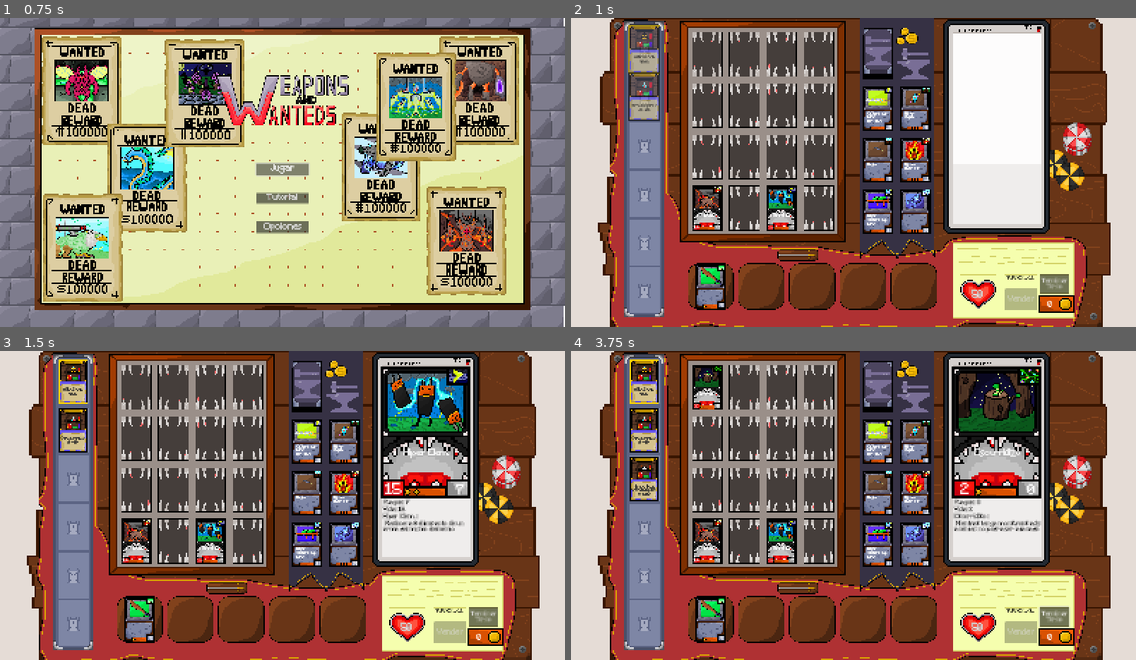
Above: before the commit, frames 1-4 (two rows, left to right).
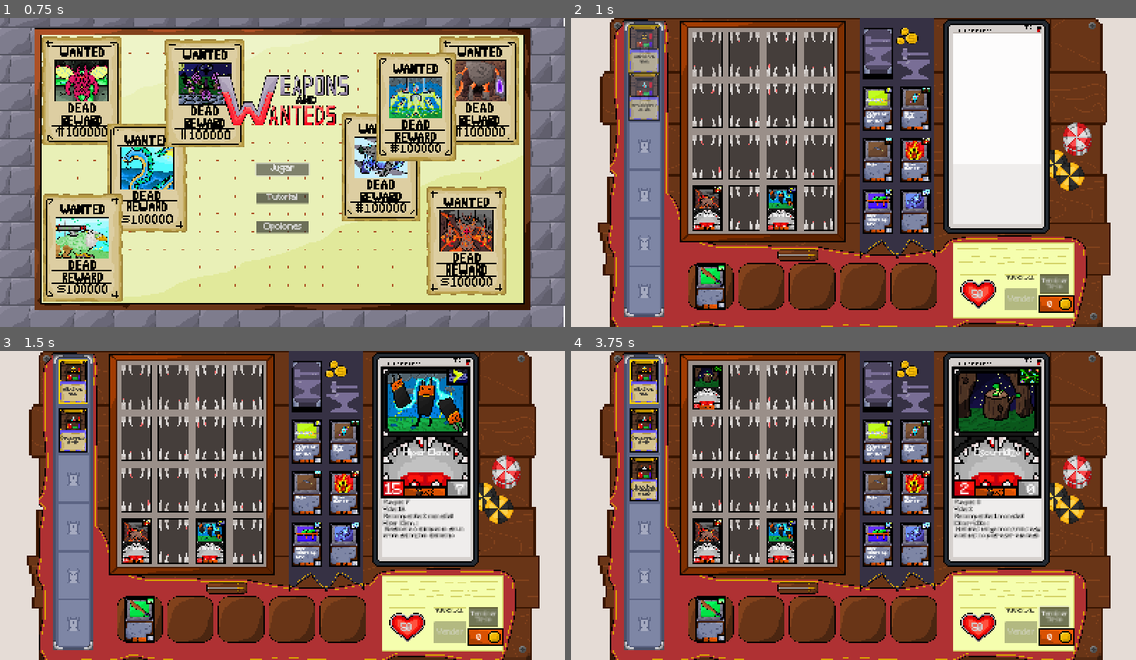
Above: after the commit, the same moments.

Repository: Lucas-Sanguinetti/jefe-desarrollo
Game: Godot game, scene res://Entidades/main.tscn
Same seed, same stepped clock (60 frames per second), same inputs: the game is played once before the commit and once after it.
Inputs (mouse positions are in pixels of both pictures, inside the frame that each line leads up to):
- Up to frame 1 (0.75 s): click "Jugar" at 0.5 s
- Up to frame 2 (1 s): no input
- Up to frame 3 (1.5 s): move the mouse to (209, 542) at 1.27 s; click (209, 542) at 1.42 s
- Up to frame 4 (3.75 s): tap Enter at 2 s; move the mouse to (706, 542) at 2.02 s; click (706, 542) at 2.17 s; click "Terminar Turno" at 2.75 s; move the mouse to (706, 388) at 3.52 s; click (706, 388) at 3.67 s

Frame 1 is identical in both runs. In frame 2, less than 0.1% of the frame differs, in the area x 23-62%, y 35-95%; in frame 3, 0.8%, in the area x 23-83%, y 35-95%; in frame 4, 0.8%.

Commit message:
terminados los sonidos nuevos

Diff:
--- a/Entidades/Hechizos/player_spells.gd
+++ b/Entidades/Hechizos/player_spells.gd
@@ -114,8 +114,7 @@
 
 	# Animación de salida
 	_animate_card_exit(card)
-
-	spell_cast.play()
+	spell_cast.playSound(spell_data.death)
 	emit_signal("hand_has_space")
 
 	print("Hand: Carta removida '%s'" % spell_data.name)
--- a/Entidades/Hechizos/player_spells.tscn
+++ b/Entidades/Hechizos/player_spells.tscn
@@ -1,14 +1,21 @@
 [gd_scene load_steps=4 format=3 uid="uid://da50i6nw27x40"]
 
 [ext_resource type="Script" uid="uid://cmvq1viknsoku" path="res://Entidades/Hechizos/player_spells.gd" id="1_wcqcd"]
-[ext_resource type="AudioStream" uid="uid://d17faolx3o0y1" path="res://Audio/SFX/spellCast.mp3" id="2_ly3dy"]
 [ext_resource type="AudioStream" uid="uid://b0eb5etnv1wsi" path="res://Audio/SFX/deckDraw.mp3" id="3_5wtt2"]
+
+[sub_resource type="GDScript" id="GDScript_ly3dy"]
+script/source = "extends AudioStreamPlayer
+
+func playSound(sound: AudioStream):
+	stream = sound
+	play()
+"
 
 [node name="PlayerSpells" type="Node2D"]
 script = ExtResource("1_wcqcd")
 
 [node name="SpellCast" type="AudioStreamPlayer" parent="."]
-stream = ExtResource("2_ly3dy")
+script = SubResource("GDScript_ly3dy")
 
 [node name="DeckDraw" type="AudioStreamPlayer" parent="."]
 stream = ExtResource("3_5wtt2")
--- a/Entidades/Monstruos/CartaMonstruo.gd
+++ b/Entidades/Monstruos/CartaMonstruo.gd
@@ -177,6 +177,7 @@
 func actLabel(label: Label) -> void:
 	var text = "Ataque: %d\n" % [ataque]
 	text += "Vida: %d\n" % [hp_actual]
+	text += "Recompensa: %d monedas\n" % [nivel]
 	# Agregar traits
 	if not rasgos.is_empty():
 		for rasgo in rasgos:
--- a/Resources/Armas/LVL2/arma2Viento.tres
+++ b/Resources/Armas/LVL2/arma2Viento.tres
@@ -1,12 +1,12 @@
 [gd_resource type="Resource" script_class="WeaponCardData" load_steps=10 format=3 uid="uid://07ii5a4hgt6j"]
 
-[ext_resource type="AudioStream" uid="uid://saalgqj02ulo" path="res://Audio/SFX/swordDraw2.wav" id="2_qd1al"]
+[ext_resource type="AudioStream" uid="uid://qd3gh4kspgo8" path="res://Audio/SFX/bowDraw.mp3" id="2_1eajj"]
 [ext_resource type="Texture2D" uid="uid://b3lkosu6wh0wt" path="res://Assets/cards/weapon/armas/viento/arma2.png" id="2_x12vh"]
 [ext_resource type="Texture2D" uid="uid://x7aoomc5y2fq" path="res://Assets/element/wind.png" id="4_nhhxp"]
 [ext_resource type="PackedScene" uid="uid://denw6r4uahlvf" path="res://Entidades/Armas/Arma.tscn" id="4_vrt21"]
 [ext_resource type="Script" uid="uid://c7dwh0hqpxh8s" path="res://Entidades/Armas/WeaponCardData.gd" id="5_hmx1g"]
 [ext_resource type="Texture2D" uid="uid://dp1ske3lphppj" path="res://Assets/cards/weapon/weaponrCard.png" id="6_qvriw"]
-[ext_resource type="AudioStream" uid="uid://box1cwy2ha3ex" path="res://Audio/SFX/sword-cut.mp3" id="7_2si60"]
+[ext_resource type="AudioStream" uid="uid://bii8uxwej1281" path="res://Audio/SFX/BowHit.mp3" id="7_x12vh"]
 [ext_resource type="Script" uid="uid://cy584ew032i43" path="res://Traits/BaseTrait.gd" id="8_1gw6o"]
 [ext_resource type="Resource" uid="uid://b1o6qcjvrniro" path="res://Resources/Traits/Armas/disparo.tres" id="9_h61qb"]
 
@@ -18,6 +18,8 @@
 element_type = 9
 element = ExtResource("4_nhhxp")
 backsprite = ExtResource("2_x12vh")
+drawSword = ExtResource("2_1eajj")
+swordHit = ExtResource("7_x12vh")
 escena = ExtResource("4_vrt21")
 sprite = ExtResource("6_qvriw")
 metadata/_custom_type_script = "uid://c7dwh0hqpxh8s"
--- a/Resources/Armas/LVL5/arma5Fuego.tres
+++ b/Resources/Armas/LVL5/arma5Fuego.tres
@@ -2,12 +2,12 @@
 
 [ext_resource type="Resource" uid="uid://c5acklindsd5h" path="res://Resources/Habilidades/Endurecer5.tres" id="1_85075"]
 [ext_resource type="Texture2D" uid="uid://calygfkqhtx2f" path="res://Assets/cards/weapon/armas/fuego/arma3.png" id="2_85075"]
-[ext_resource type="AudioStream" uid="uid://saalgqj02ulo" path="res://Audio/SFX/swordDraw2.wav" id="3_l2t2y"]
+[ext_resource type="AudioStream" uid="uid://dwte5fos0bb4o" path="res://Audio/SFX/spellDraw.wav" id="3_hkpuu"]
 [ext_resource type="Texture2D" uid="uid://cetv46jeksmhl" path="res://Assets/element/fire.png" id="4_xqy3w"]
 [ext_resource type="PackedScene" uid="uid://denw6r4uahlvf" path="res://Entidades/Armas/Arma.tscn" id="5_n5yvw"]
 [ext_resource type="Script" uid="uid://c7dwh0hqpxh8s" path="res://Entidades/Armas/WeaponCardData.gd" id="6_3f5wj"]
 [ext_resource type="Texture2D" uid="uid://dp1ske3lphppj" path="res://Assets/cards/weapon/weaponrCard.png" id="7_snc54"]
-[ext_resource type="AudioStream" uid="uid://box1cwy2ha3ex" path="res://Audio/SFX/sword-cut.mp3" id="8_vnhvn"]
+[ext_resource type="AudioStream" uid="uid://d17faolx3o0y1" path="res://Audio/SFX/spellCast.mp3" id="8_85075"]
 [ext_resource type="Script" uid="uid://cy584ew032i43" path="res://Traits/BaseTrait.gd" id="9_p0n81"]
 [ext_resource type="Resource" uid="uid://b1o6qcjvrniro" path="res://Resources/Traits/Armas/disparo.tres" id="10_5cn53"]
 
@@ -19,6 +19,8 @@
 element_type = 3
 element = ExtResource("4_xqy3w")
 backsprite = ExtResource("2_85075")
+drawSword = ExtResource("3_hkpuu")
+swordHit = ExtResource("8_85075")
 ability = ExtResource("1_85075")
 escena = ExtResource("5_n5yvw")
 sprite = ExtResource("7_snc54")
--- a/Resources/Armas/LVL5/arma5Viento.tres
+++ b/Resources/Armas/LVL5/arma5Viento.tres
@@ -7,7 +7,7 @@
 [ext_resource type="PackedScene" uid="uid://denw6r4uahlvf" path="res://Entidades/Armas/Arma.tscn" id="5_4uhdi"]
 [ext_resource type="Script" uid="uid://c7dwh0hqpxh8s" path="res://Entidades/Armas/WeaponCardData.gd" id="6_iw87q"]
 [ext_resource type="Texture2D" uid="uid://dp1ske3lphppj" path="res://Assets/cards/weapon/weaponrCard.png" id="7_q761e"]
-[ext_resource type="AudioStream" uid="uid://box1cwy2ha3ex" path="res://Audio/SFX/sword-cut.mp3" id="8_nkpcm"]
+[ext_resource type="AudioStream" uid="uid://b5iu4grfcup3k" path="res://Audio/SFX/LanceHit.mp3" id="8_llg0m"]
 [ext_resource type="Script" uid="uid://cy584ew032i43" path="res://Traits/BaseTrait.gd" id="9_4vxek"]
 [ext_resource type="Resource" uid="uid://b1o6qcjvrniro" path="res://Resources/Traits/Armas/disparo.tres" id="10_72jgp"]
 
@@ -19,6 +19,7 @@
 element_type = 9
 element = ExtResource("4_c03jo")
 backsprite = ExtResource("2_wyqcx")
+swordHit = ExtResource("8_llg0m")
 ability = ExtResource("1_wyqcx")
 escena = ExtResource("5_4uhdi")
 sprite = ExtResource("7_q761e")
--- a/Resources/Armas/Lvl4/arma4Agua.tres
+++ b/Resources/Armas/Lvl4/arma4Agua.tres
@@ -1,12 +1,12 @@
 [gd_resource type="Resource" script_class="WeaponCardData" load_steps=11 format=3 uid="uid://no20i1ggtmt5"]
 
 [ext_resource type="Texture2D" uid="uid://gft5nlgkm7bs" path="res://Assets/cards/weapon/armas/agua/arma3.png" id="2_cyd4k"]
-[ext_resource type="AudioStream" uid="uid://saalgqj02ulo" path="res://Audio/SFX/swordDraw2.wav" id="3_2ud46"]
+[ext_resource type="AudioStream" uid="uid://cfo6hdep1ajci" path="res://Audio/SFX/gun-draw.mp3" id="2_iqsfj"]
 [ext_resource type="Texture2D" uid="uid://dn8wfj5hvb5dw" path="res://Assets/element/water.png" id="4_reiaa"]
 [ext_resource type="PackedScene" uid="uid://denw6r4uahlvf" path="res://Entidades/Armas/Arma.tscn" id="5_5ivpr"]
 [ext_resource type="Script" uid="uid://c7dwh0hqpxh8s" path="res://Entidades/Armas/WeaponCardData.gd" id="6_s0lp8"]
 [ext_resource type="Texture2D" uid="uid://dp1ske3lphppj" path="res://Assets/cards/weapon/weaponrCard.png" id="7_behug"]
-[ext_resource type="AudioStream" uid="uid://box1cwy2ha3ex" path="res://Audio/SFX/sword-cut.mp3" id="8_143xt"]
+[ext_resource type="AudioStream" uid="uid://eds3xifbaawg" path="res://Audio/SFX/crossBowHit.mp3" id="7_cyd4k"]
 [ext_resource type="Script" uid="uid://cy584ew032i43" path="res://Traits/BaseTrait.gd" id="9_sy8yo"]
 [ext_resource type="Resource" uid="uid://ckgjgr0b6220c" path="res://Resources/Traits/Armas/cazarrecompensas.tres" id="10_iqsfj"]
 [ext_resource type="Resource" uid="uid://b1o6qcjvrniro" path="res://Resources/Traits/Armas/disparo.tres" id="10_rtwhb"]
@@ -19,6 +19,8 @@
 element_type = 8
 element = ExtResource("4_reiaa")
 backsprite = ExtResource("2_cyd4k")
+drawSword = ExtResource("2_iqsfj")
+swordHit = ExtResource("7_cyd4k")
 escena = ExtResource("5_5ivpr")
 sprite = ExtResource("7_behug")
 metadata/_custom_type_script = "uid://c7dwh0hqpxh8s"
--- a/Resources/Armas/Lvl4/arma4Oscuridad.tres
+++ b/Resources/Armas/Lvl4/arma4Oscuridad.tres
@@ -1,12 +1,12 @@
 [gd_resource type="Resource" script_class="WeaponCardData" load_steps=11 format=3 uid="uid://chilh5qtllrxl"]
 
+[ext_resource type="AudioStream" uid="uid://dwte5fos0bb4o" path="res://Audio/SFX/spellDraw.wav" id="2_dva6w"]
 [ext_resource type="Texture2D" uid="uid://p60uxfktqr4x" path="res://Assets/cards/weapon/armas/oscuridad/arma2.png" id="2_gub8j"]
-[ext_resource type="AudioStream" uid="uid://saalgqj02ulo" path="res://Audio/SFX/swordDraw2.wav" id="3_hd2np"]
 [ext_resource type="Texture2D" uid="uid://cfghlodo6mm6e" path="res://Assets/element/dark.png" id="4_h2h6w"]
 [ext_resource type="PackedScene" uid="uid://denw6r4uahlvf" path="res://Entidades/Armas/Arma.tscn" id="5_ji338"]
 [ext_resource type="Script" uid="uid://c7dwh0hqpxh8s" path="res://Entidades/Armas/WeaponCardData.gd" id="6_p5qmj"]
 [ext_resource type="Texture2D" uid="uid://dp1ske3lphppj" path="res://Assets/cards/weapon/weaponrCard.png" id="7_eytw3"]
-[ext_resource type="AudioStream" uid="uid://box1cwy2ha3ex" path="res://Audio/SFX/sword-cut.mp3" id="8_hqdvm"]
+[ext_resource type="AudioStream" uid="uid://d17faolx3o0y1" path="res://Audio/SFX/spellCast.mp3" id="7_gub8j"]
 [ext_resource type="Script" uid="uid://cy584ew032i43" path="res://Traits/BaseTrait.gd" id="9_s3pm6"]
 [ext_resource type="Resource" uid="uid://b1o6qcjvrniro" path="res://Resources/Traits/Armas/disparo.tres" id="10_4hlk6"]
 [ext_resource type="Resource" uid="uid://bteyahi75iyib" path="res://Resources/Traits/Armas/rapida.tres" id="10_dva6w"]
@@ -18,6 +18,8 @@
 nivel = 4
 element = ExtResource("4_h2h6w")
 backsprite = ExtResource("2_gub8j")
+drawSword = ExtResource("2_dva6w")
+swordHit = ExtResource("7_gub8j")
 escena = ExtResource("5_ji338")
 sprite = ExtResource("7_eytw3")
 metadata/_custom_type_script = "uid://c7dwh0hqpxh8s"
--- a/Resources/Armas/Lvl4/arma4Tecnologia.tres
+++ b/Resources/Armas/Lvl4/arma4Tecnologia.tres
@@ -2,12 +2,12 @@
 
 [ext_resource type="Resource" uid="uid://c5acklindsd5h" path="res://Resources/Habilidades/Endurecer5.tres" id="1_1kq2b"]
 [ext_resource type="Texture2D" uid="uid://b8mj3cc0uc8e4" path="res://Assets/cards/weapon/armas/tecnologia/arma3.png" id="2_1kq2b"]
-[ext_resource type="AudioStream" uid="uid://saalgqj02ulo" path="res://Audio/SFX/swordDraw2.wav" id="3_817pe"]
+[ext_resource type="AudioStream" uid="uid://qd3gh4kspgo8" path="res://Audio/SFX/bowDraw.mp3" id="3_05joa"]
 [ext_resource type="Texture2D" uid="uid://bd7brlkgtryv8" path="res://Assets/element/tech.png" id="4_uwns2"]
 [ext_resource type="PackedScene" uid="uid://denw6r4uahlvf" path="res://Entidades/Armas/Arma.tscn" id="5_jfcka"]
 [ext_resource type="Script" uid="uid://c7dwh0hqpxh8s" path="res://Entidades/Armas/WeaponCardData.gd" id="6_phua2"]
 [ext_resource type="Texture2D" uid="uid://dp1ske3lphppj" path="res://Assets/cards/weapon/weaponrCard.png" id="7_lb1cm"]
-[ext_resource type="AudioStream" uid="uid://box1cwy2ha3ex" path="res://Audio/SFX/sword-cut.mp3" id="8_ra10h"]
+[ext_resource type="AudioStream" uid="uid://eds3xifbaawg" path="res://Audio/SFX/crossBowHit.mp3" id="8_1kq2b"]
 [ext_resource type="Script" uid="uid://cy584ew032i43" path="res://Traits/BaseTrait.gd" id="9_c5fum"]
 [ext_resource type="Resource" uid="uid://b1o6qcjvrniro" path="res://Resources/Traits/Armas/disparo.tres" id="10_lyv6o"]
 
@@ -19,6 +19,8 @@
 element_type = 7
 element = ExtResource("4_uwns2")
 backsprite = ExtResource("2_1kq2b")
+drawSword = ExtResource("3_05joa")
+swordHit = ExtResource("8_1kq2b")
 ability = ExtResource("1_1kq2b")
 escena = ExtResource("5_jfcka")
 sprite = ExtResource("7_lb1cm")
--- a/Resources/Armas/Lvl4/arma4Tierra.tres
+++ b/Resources/Armas/Lvl4/arma4Tierra.tres
@@ -1,12 +1,12 @@
 [gd_resource type="Resource" script_class="WeaponCardData" load_steps=11 format=3 uid="uid://dpgums16lds27"]
 
 [ext_resource type="Texture2D" uid="uid://6s60b1qwf0lx" path="res://Assets/cards/weapon/armas/tierra/arma3.png" id="2_4631u"]
-[ext_resource type="AudioStream" uid="uid://saalgqj02ulo" path="res://Audio/SFX/swordDraw2.wav" id="3_j407v"]
+[ext_resource type="AudioStream" uid="uid://dwte5fos0bb4o" path="res://Audio/SFX/spellDraw.wav" id="2_nyguf"]
 [ext_resource type="Texture2D" uid="uid://26wlpvyla5b0" path="res://Assets/element/earth.png" id="4_72hee"]
 [ext_resource type="PackedScene" uid="uid://denw6r4uahlvf" path="res://Entidades/Armas/Arma.tscn" id="5_ffhm2"]
 [ext_resource type="Script" uid="uid://c7dwh0hqpxh8s" path="res://Entidades/Armas/WeaponCardData.gd" id="6_dvj6h"]
 [ext_resource type="Texture2D" uid="uid://dp1ske3lphppj" path="res://Assets/cards/weapon/weaponrCard.png" id="7_c8gey"]
-[ext_resource type="AudioStream" uid="uid://box1cwy2ha3ex" path="res://Audio/SFX/sword-cut.mp3" id="8_dtamb"]
+[ext_resource type="AudioStream" uid="uid://d17faolx3o0y1" path="res://Audio/SFX/spellCast.mp3" id="7_og0a1"]
 [ext_resource type="Script" uid="uid://cy584ew032i43" path="res://Traits/BaseTrait.gd" id="9_6cib7"]
 [ext_resource type="Resource" uid="uid://bteyahi75iyib" path="res://Resources/Traits/Armas/rapida.tres" id="10_nyguf"]
 [ext_resource type="Resource" uid="uid://b1o6qcjvrniro" path="res://Resources/Traits/Armas/disparo.tres" id="10_rtm8d"]
@@ -19,6 +19,8 @@
 element_type = 1
 element = ExtResource("4_72hee")
 backsprite = ExtResource("2_4631u")
+drawSword = ExtResource("2_nyguf")
+swordHit = ExtResource("7_og0a1")
 escena = ExtResource("5_ffhm2")
 sprite = ExtResource("7_c8gey")
 metadata/_custom_type_script = "uid://c7dwh0hqpxh8s"
--- a/Resources/Habilidades/Batery.tres
+++ b/Resources/Habilidades/Batery.tres
@@ -5,7 +5,7 @@
 [resource]
 script = ExtResource("1_fblog")
 ability_name = "Bateria"
-ability_description = "Elige y recarga un arma"
+ability_description = "Elige y reusa un arma"
 target_type = 1
 ability_id = "Bateria"
 metadata/_custom_type_script = "uid://cqy0018jajlma"
--- a/Resources/Hechizos/Afilar3.tres
+++ b/Resources/Hechizos/Afilar3.tres
@@ -1,7 +1,7 @@
 [gd_resource type="Resource" script_class="SpellCardData" load_steps=6 format=3 uid="uid://bel45xqiao1k8"]
 
 [ext_resource type="Texture2D" uid="uid://ky5gahecvwmx" path="res://Assets/cards/spell/spells/piedraDeAfilar.png" id="1_o0lp6"]
-[ext_resource type="AudioStream" uid="uid://d17faolx3o0y1" path="res://Audio/SFX/spellCast.mp3" id="2_kvem6"]
+[ext_resource type="AudioStream" uid="uid://qebi602vn81l" path="res://Audio/SFX/sharpen.wav" id="2_o0lp6"]
 [ext_resource type="PackedScene" uid="uid://bncxpxagsydh3" path="res://Entidades/Hechizos/Hechizo.tscn" id="3_aaa4r"]
 [ext_resource type="Script" uid="uid://c5klust30h4bq" path="res://Entidades/Hechizos/SpellCardData.gd" id="3_o0lp6"]
 [ext_resource type="Texture2D" uid="uid://cd8sxwbwn3ho3" path="res://Assets/cards/spell/SpellCard.png" id="5_bdw4a"]
@@ -10,6 +10,7 @@
 script = ExtResource("3_o0lp6")
 descripcion = "elige y afila un   arma en 10 por 3 monedas"
 backsprite = ExtResource("1_o0lp6")
+death = ExtResource("2_o0lp6")
 target_type = 1
 effect_category = 2
 effect_value = 10
--- a/Resources/Hechizos/BasicHeal.tres
+++ b/Resources/Hechizos/BasicHeal.tres
@@ -1,7 +1,7 @@
 [gd_resource type="Resource" script_class="SpellCardData" load_steps=6 format=3 uid="uid://c2bkuv7nntasy"]
 
 [ext_resource type="Texture2D" uid="uid://cnnvkko1g8omt" path="res://Assets/cards/spell/spells/pocion.png" id="1_fcy0u"]
-[ext_resource type="AudioStream" uid="uid://d17faolx3o0y1" path="res://Audio/SFX/spellCast.mp3" id="2_aydsg"]
+[ext_resource type="AudioStream" uid="uid://5df3i5eq2fi0" path="res://Audio/SFX/potion.wav" id="2_fcy0u"]
 [ext_resource type="PackedScene" uid="uid://bncxpxagsydh3" path="res://Entidades/Hechizos/Hechizo.tscn" id="2_wp12y"]
 [ext_resource type="Script" uid="uid://c5klust30h4bq" path="res://Entidades/Hechizos/SpellCardData.gd" id="3_fcy0u"]
 [ext_resource type="Texture2D" uid="uid://cd8sxwbwn3ho3" path="res://Assets/cards/spell/SpellCard.png" id="4_fcy0u"]
@@ -10,6 +10,7 @@
 script = ExtResource("3_fcy0u")
 descripcion = "Curate 10 puntos de vida"
 backsprite = ExtResource("1_fcy0u")
+death = ExtResource("2_fcy0u")
 effect_category = 1
 effect_value = 10
 escena = ExtResource("2_wp12y")
--- a/Resources/Hechizos/Batery.tres
+++ b/Resources/Hechizos/Batery.tres
@@ -8,7 +8,7 @@
 
 [resource]
 script = ExtResource("3_b83lv")
-descripcion = "Recarga una de    tus armas"
+descripcion = "elige y reusa un arma"
 backsprite = ExtResource("1_b83lv")
 target_type = 1
 effect_category = 2
--- a/Resources/Hechizos/Cambiazo.tres
+++ b/Resources/Hechizos/Cambiazo.tres
@@ -1,15 +1,16 @@
 [gd_resource type="Resource" script_class="SpellCardData" load_steps=6 format=3 uid="uid://c31wuxj801fkc"]
 
 [ext_resource type="Texture2D" uid="uid://byc56wiopjxm6" path="res://Assets/cards/spell/spells/dado.png" id="1_qdmk6"]
-[ext_resource type="AudioStream" uid="uid://d17faolx3o0y1" path="res://Audio/SFX/spellCast.mp3" id="2_uswnf"]
+[ext_resource type="AudioStream" uid="uid://cbflhorghudfw" path="res://Audio/SFX/dice.wav" id="2_qdmk6"]
 [ext_resource type="PackedScene" uid="uid://bncxpxagsydh3" path="res://Entidades/Hechizos/Hechizo.tscn" id="3_7a78v"]
 [ext_resource type="Script" uid="uid://c5klust30h4bq" path="res://Entidades/Hechizos/SpellCardData.gd" id="3_qdmk6"]
 [ext_resource type="Texture2D" uid="uid://cd8sxwbwn3ho3" path="res://Assets/cards/spell/SpellCard.png" id="5_00pk5"]
 
 [resource]
 script = ExtResource("3_qdmk6")
-descripcion = "Vende un arma cargada por       todo su valor"
+descripcion = "Vende un arma usable por       todo su valor"
 backsprite = ExtResource("1_qdmk6")
+death = ExtResource("2_qdmk6")
 target_type = 1
 effect_category = 5
 effect_id = "cambiazo"
--- a/Resources/Hechizos/GreatHeal.tres
+++ b/Resources/Hechizos/GreatHeal.tres
@@ -1,15 +1,16 @@
 [gd_resource type="Resource" script_class="SpellCardData" load_steps=6 format=3 uid="uid://dwr0vwdapddxr"]
 
 [ext_resource type="Texture2D" uid="uid://cnnvkko1g8omt" path="res://Assets/cards/spell/spells/pocion.png" id="1_vs0di"]
-[ext_resource type="AudioStream" uid="uid://d17faolx3o0y1" path="res://Audio/SFX/spellCast.mp3" id="2_06rhk"]
 [ext_resource type="PackedScene" uid="uid://bncxpxagsydh3" path="res://Entidades/Hechizos/Hechizo.tscn" id="2_a1oqf"]
 [ext_resource type="Script" uid="uid://c5klust30h4bq" path="res://Entidades/Hechizos/SpellCardData.gd" id="2_suppr"]
+[ext_resource type="AudioStream" uid="uid://5df3i5eq2fi0" path="res://Audio/SFX/potion.wav" id="2_vs0di"]
 [ext_resource type="Texture2D" uid="uid://cd8sxwbwn3ho3" path="res://Assets/cards/spell/SpellCard.png" id="4_vs0di"]
 
 [resource]
 script = ExtResource("2_suppr")
 descripcion = "Curate 20 puntos de vida"
 backsprite = ExtResource("1_vs0di")
+death = ExtResource("2_vs0di")
 effect_category = 1
 effect_value = 20
 one_time_use = true
--- a/Resources/Hechizos/HechizoTutorial.tres
+++ b/Resources/Hechizos/HechizoTutorial.tres
@@ -1,7 +1,7 @@
 [gd_resource type="Resource" script_class="SpellCardData" load_steps=6 format=3 uid="uid://bgm27o18germq"]
 
 [ext_resource type="Texture2D" uid="uid://cnnvkko1g8omt" path="res://Assets/cards/spell/spells/pocion.png" id="1_cjxah"]
-[ext_resource type="AudioStream" uid="uid://d17faolx3o0y1" path="res://Audio/SFX/spellCast.mp3" id="2_h35rt"]
+[ext_resource type="AudioStream" uid="uid://5df3i5eq2fi0" path="res://Audio/SFX/potion.wav" id="2_cjxah"]
 [ext_resource type="Script" uid="uid://c5klust30h4bq" path="res://Entidades/Hechizos/SpellCardData.gd" id="3_cjxah"]
 [ext_resource type="PackedScene" uid="uid://bncxpxagsydh3" path="res://Entidades/Hechizos/Hechizo.tscn" id="3_pfoo5"]
 [ext_resource type="Texture2D" uid="uid://cd8sxwbwn3ho3" path="res://Assets/cards/spell/SpellCard.png" id="5_a1fty"]
@@ -10,6 +10,7 @@
 script = ExtResource("3_cjxah")
 descripcion = "Cura 5 de vida"
 backsprite = ExtResource("1_cjxah")
+death = ExtResource("2_cjxah")
 effect_category = 1
 effect_value = 5
 escena = ExtResource("3_pfoo5")
--- a/Resources/Hechizos/moneda1.tres
+++ b/Resources/Hechizos/moneda1.tres
@@ -1,7 +1,7 @@
 [gd_resource type="Resource" script_class="SpellCardData" load_steps=6 format=3 uid="uid://daaaus262s43j"]
 
 [ext_resource type="Texture2D" uid="uid://72ve85xfgog1" path="res://Assets/cards/spell/spells/magia1.png" id="1_y0gbe"]
-[ext_resource type="AudioStream" uid="uid://d17faolx3o0y1" path="res://Audio/SFX/spellCast.mp3" id="2_gd478"]
+[ext_resource type="AudioStream" uid="uid://c2fxf05sd17jp" path="res://Audio/SFX/coin.mp3" id="2_63cbh"]
 [ext_resource type="PackedScene" uid="uid://bncxpxagsydh3" path="res://Entidades/Hechizos/Hechizo.tscn" id="3_7d6se"]
 [ext_resource type="Script" uid="uid://c5klust30h4bq" path="res://Entidades/Hechizos/SpellCardData.gd" id="3_63cbh"]
 [ext_resource type="Texture2D" uid="uid://cd8sxwbwn3ho3" path="res://Assets/cards/spell/SpellCard.png" id="5_flctl"]
@@ -10,6 +10,7 @@
 script = ExtResource("3_63cbh")
 descripcion = "Consigues una moneda"
 backsprite = ExtResource("1_y0gbe")
+death = ExtResource("2_63cbh")
 effect_category = 5
 effect_value = 1
 escena = ExtResource("3_7d6se")
--- a/Resources/Traits/Monstruos/endurecer_2.tres
+++ b/Resources/Traits/Monstruos/endurecer_2.tres
@@ -6,5 +6,5 @@
 script = ExtResource("1_54ob3")
 resistencia = 2
 trait_name = "Endurecer"
-trait_description = "Reduce el daño recibido en 2"
+trait_description = "Reduce el golpe recibido en 2"
 metadata/_custom_type_script = "uid://br8i4gwwpmh7n"
--- a/Resources/Traits/Monstruos/endurecer_5.tres
+++ b/Resources/Traits/Monstruos/endurecer_5.tres
@@ -6,5 +6,5 @@
 script = ExtResource("1_vc4bq")
 resistencia = 5
 trait_name = "Endurecer"
-trait_description = "Reduce el daño recibido en 5"
+trait_description = "Reduce el golpe recibido en 5"
 metadata/_custom_type_script = "uid://br8i4gwwpmh7n"
Binary file changed: Assets/cards/monedas.png
Binary file changed: Assets/cards/weapon/monedas.png
Not shown, added: Audio/SFX/BowHit.mp3.import
Not shown, added: Audio/SFX/LanceHit.mp3.import
Not shown, added: Audio/SFX/bowDraw.mp3.import
Not shown, added: Audio/SFX/crossBowHit.mp3.import
Not shown, added: Audio/SFX/dice.wav.import
Not shown, added: Audio/SFX/gun-draw.mp3.import
Not shown, added: Audio/SFX/potion.wav.import
Not shown, added: Audio/SFX/sharpen.wav.import
Not shown, added: Audio/SFX/spellDraw.wav.import
Not shown, added: Audio/SFX/BowHit.mp3
(and 8 more such lines)
